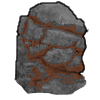
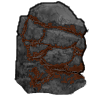
The second (100, 100) image is a revision of the first. Changes to its layers:
painted on "iron" over [20, 14, 87, 92]
painted on "rock" over [15, 1, 89, 95]
